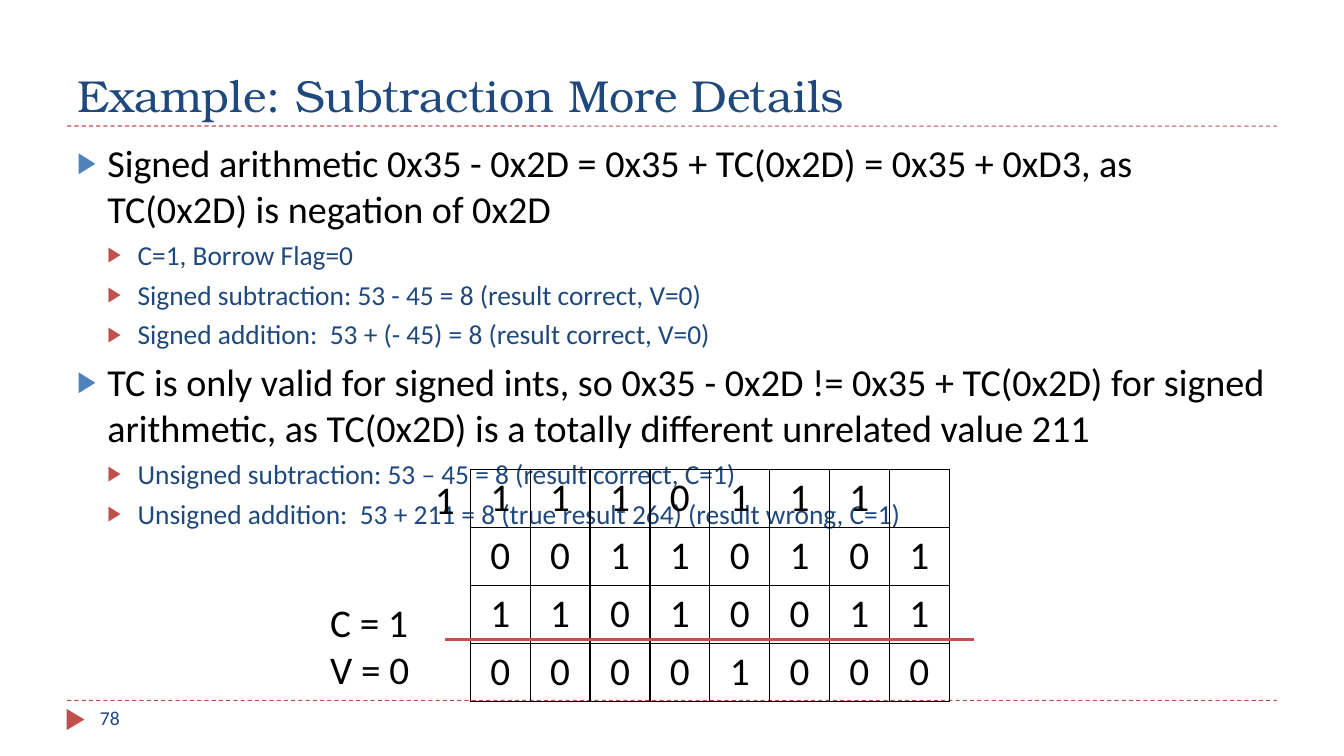
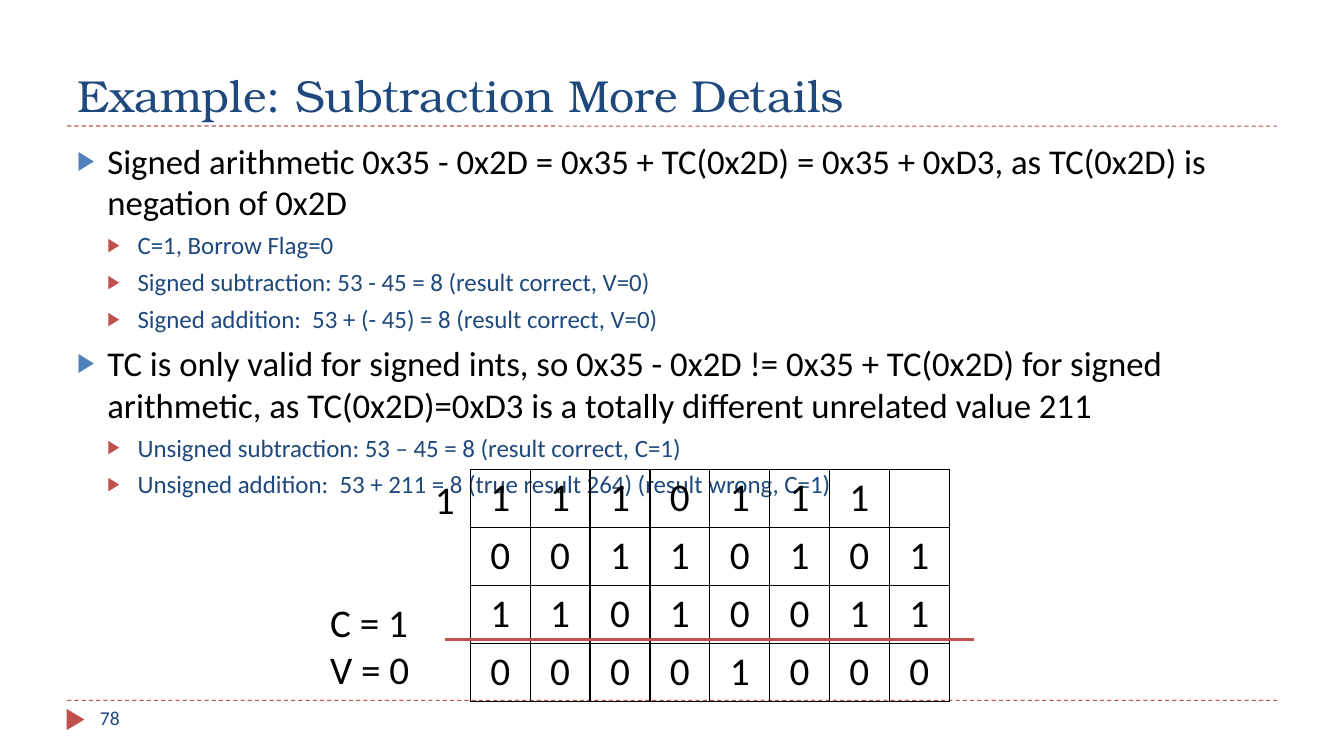
Before and after one commit to guhofstra/CSC111Sp26, a slide deck: slide 78 of PPTs/Ch4_ARM_Arithmetic_Logic.pptx. Drawn at 1344x756 pixels with LibreOffice and Linux fonts; fonts in the diff are those of the drawing. Boxes give left, top, right and bottom in pixels: in the first picture for what was removed or moved away, otherwise in the second. Text is boxed around its words. In the diff, an @@ line names an element or a change of style, - is before the commit and + after.

```diff
--- a/PPTs/Ch4_ARM_Arithmetic_Logic.pptx
+++ b/PPTs/Ch4_ARM_Arithmetic_Logic.pptx
@@ text at [107, 149, 1206, 493]: size 27.2 to 24.8 pt in "Signed arithmetic 0x35 - 0x2D = 0x35 ..."; size 19.6 to 17.8 pt in "C=1, Borrow Flag=0", "Signed subtraction: 53 - 45 = 8 ...", "Signed addition: 53 + (- 45) = ...", "Unsigned subtraction: 53 – 45 = 8 ..." and 1 more places @@
@@ text at [107, 351, 1162, 424]: text changed; size 27.2 to 24.8 pt @@
-▶ TC is only valid for signed ints, so 0x35 - 0x2D != 0x35 + TC(0x2D) for signed arithmetic, as TC(0x2D) is a totally different unrelated value 211
+▶ TC is only valid for signed ints, so 0x35 - 0x2D != 0x35 + TC(0x2D) for signed arithmetic, as TC(0x2D)=0xD3 is a totally different unrelated value 211
```
Also in this commit, not shown: 3 other slides changed, 5 other files.
